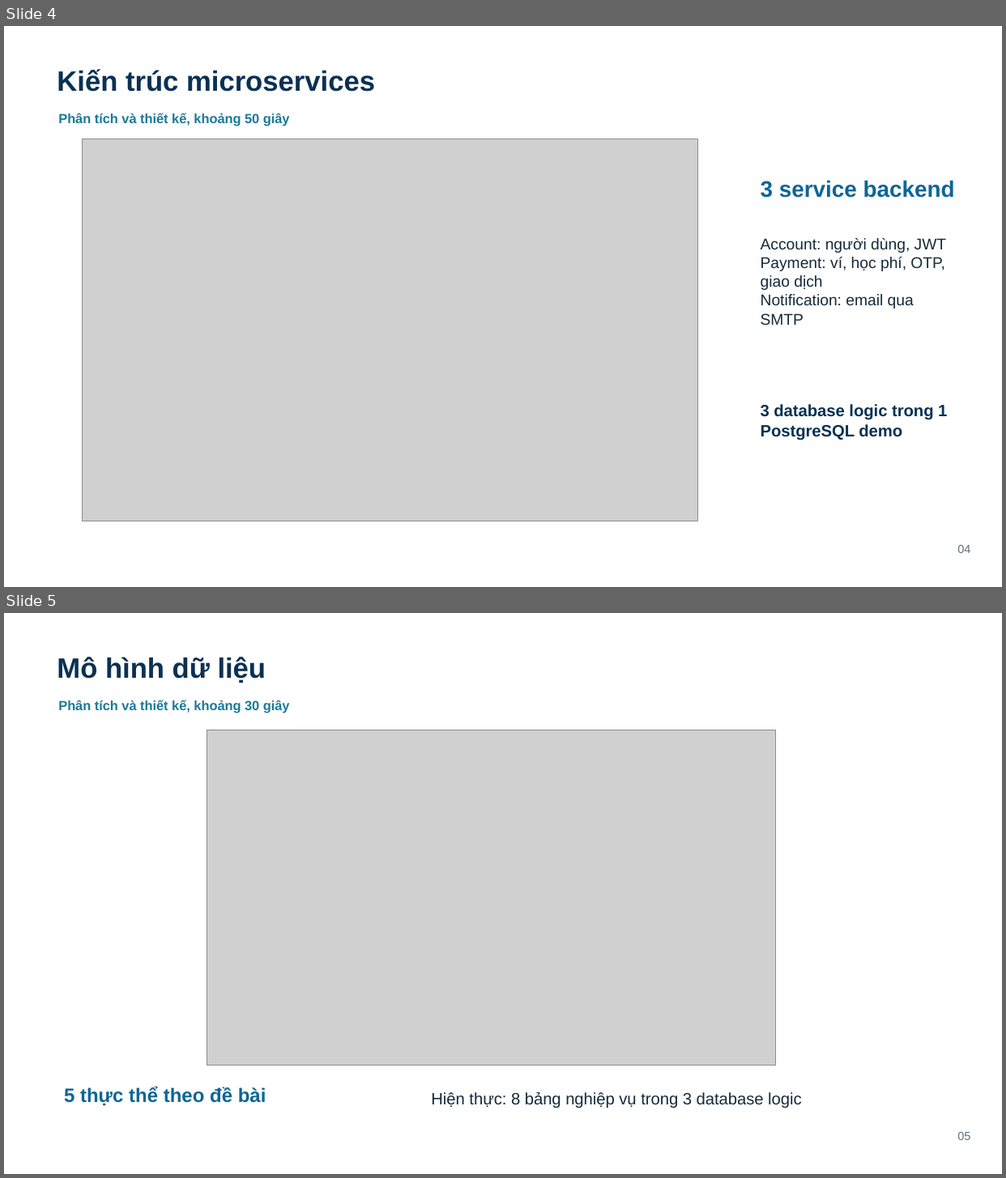
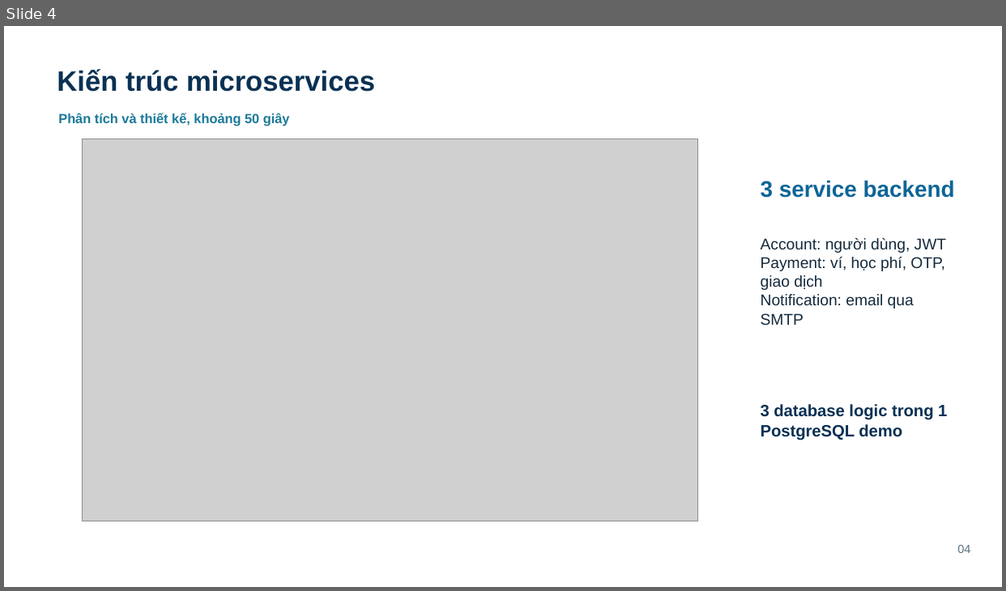
Before and after one commit to thinh170405/tdtu-ibanking-tuition-payment, a slide deck: bao-cao/slides/ibanking-thuyet-trinh-giua-ky-vi.pptx. Shown one above the other, each under a label of ours: slides 4 and 5 before the commit, slide 4 after it. The pictures are 1006x1178 and 1006x591 pixels, drawn with LibreOffice and Linux fonts; fonts in the diff are those of the drawing; grey boxes stand for pictures. Boxes give left, top, right and bottom in pixels: in the first picture for what was removed or moved away, otherwise in the second. Text is boxed around its words. In the diff, an @@ line names an element or a change of style, - is before the commit and + after.

```diff
--- a/bao-cao/slides/ibanking-thuyet-trinh-giua-ky-vi.pptx
+++ b/bao-cao/slides/ibanking-thuyet-trinh-giua-ky-vi.pptx
@@ slide 5 removed at <box>4,613,1002,1174</box>, background #FFFFFF @@
@@ text removed at <box>57,657,266,683</box> @@
-Mô hình dữ liệu
@@ text removed at <box>58,700,290,713</box> @@
-Phân tích và thiết kế, khoảng 30 giây
@@ picture removed at <box>206,730,776,1065</box> @@
@@ text removed at <box>64,1087,266,1106</box> @@
-5 thực thể theo đề bài
@@ text removed at <box>431,1093,802,1109</box> @@
-Hiện thực: 8 bảng nghiệp vụ trong 3 database logic
@@ text removed at <box>957,1132,970,1140</box> @@
-05
```
Also in this commit, not shown: 1 slide changed, 1 slide added.
